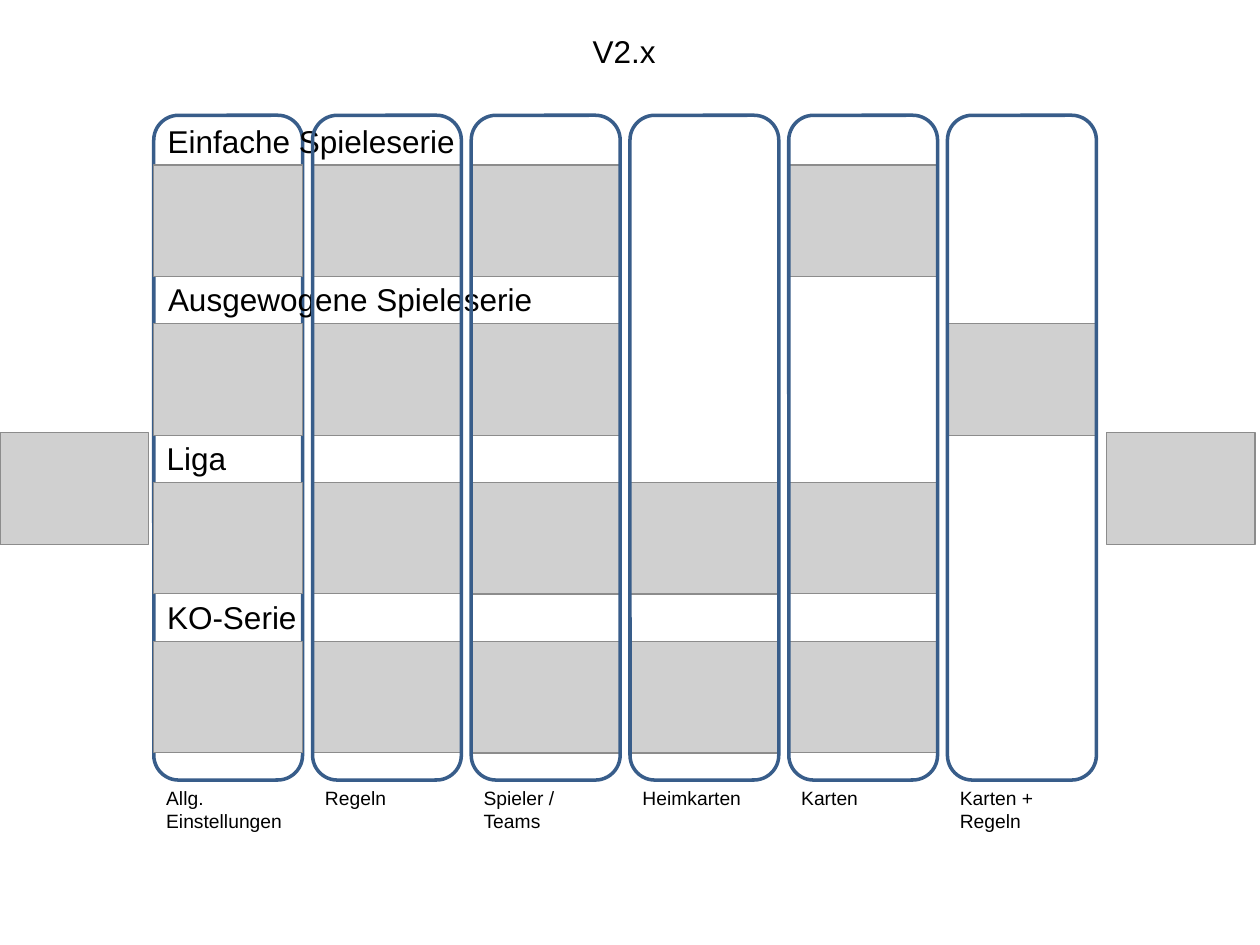
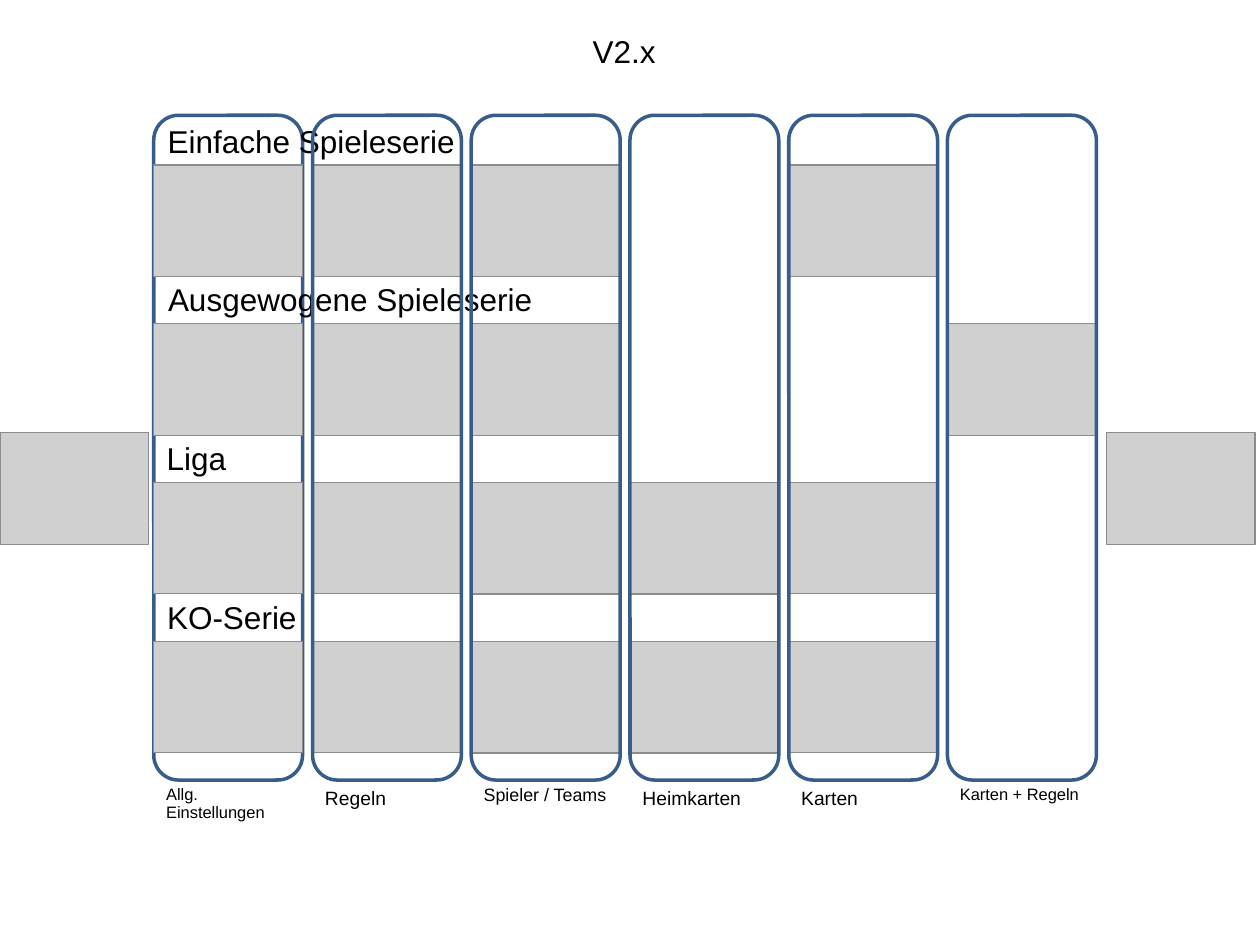
Before and after one commit to ultimate/KaroToolsCollection, a slide deck: slide 1 of Screens.ppt. Drawn at 1260x945 pixels with LibreOffice and Linux fonts; fonts in the diff are those of the drawing; grey boxes stand for pictures. Boxes give left, top, right and bottom in pixels: in the first picture for what was removed or moved away, otherwise in the second. Text is boxed around its words. In the diff, an @@ line names an element or a change of style, - is before the commit and + after.

```diff
--- a/Screens.ppt
+++ b/Screens.ppt
@@ text "Allg. Einstellungen" at box(166, 788, 264, 821): size 11 to 9.3 pt; line spacing 1 to 0.9 @@
@@ text "Spieler / Teams" at box(484, 788, 607, 805): size 11 to 10.2 pt; line spacing 1 to 0.9 @@
@@ text "Karten + Regeln" at box(960, 788, 1079, 804): size 11 to 9.3 pt; line spacing 1 to 0.9 @@
```
Also in this commit, not shown: 1 slide removed.
